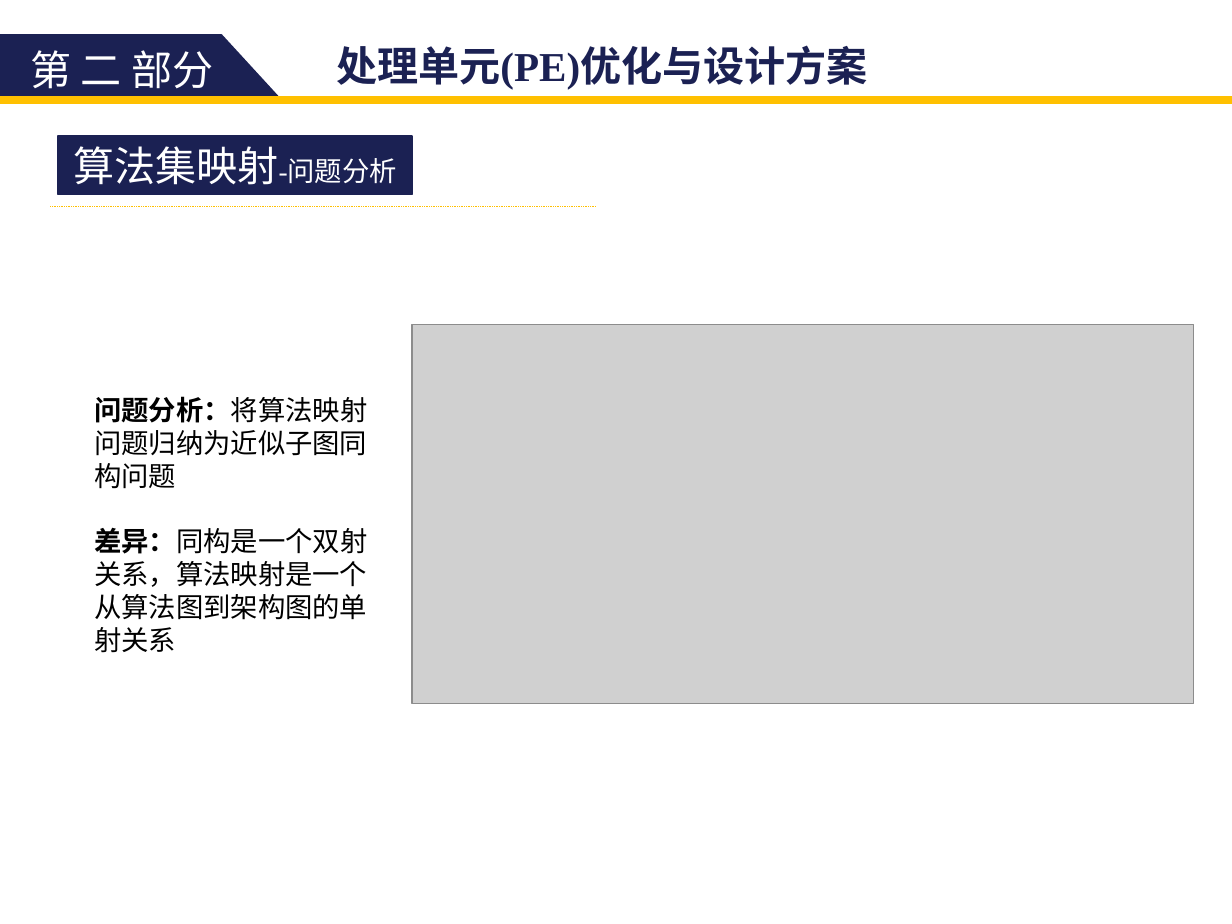
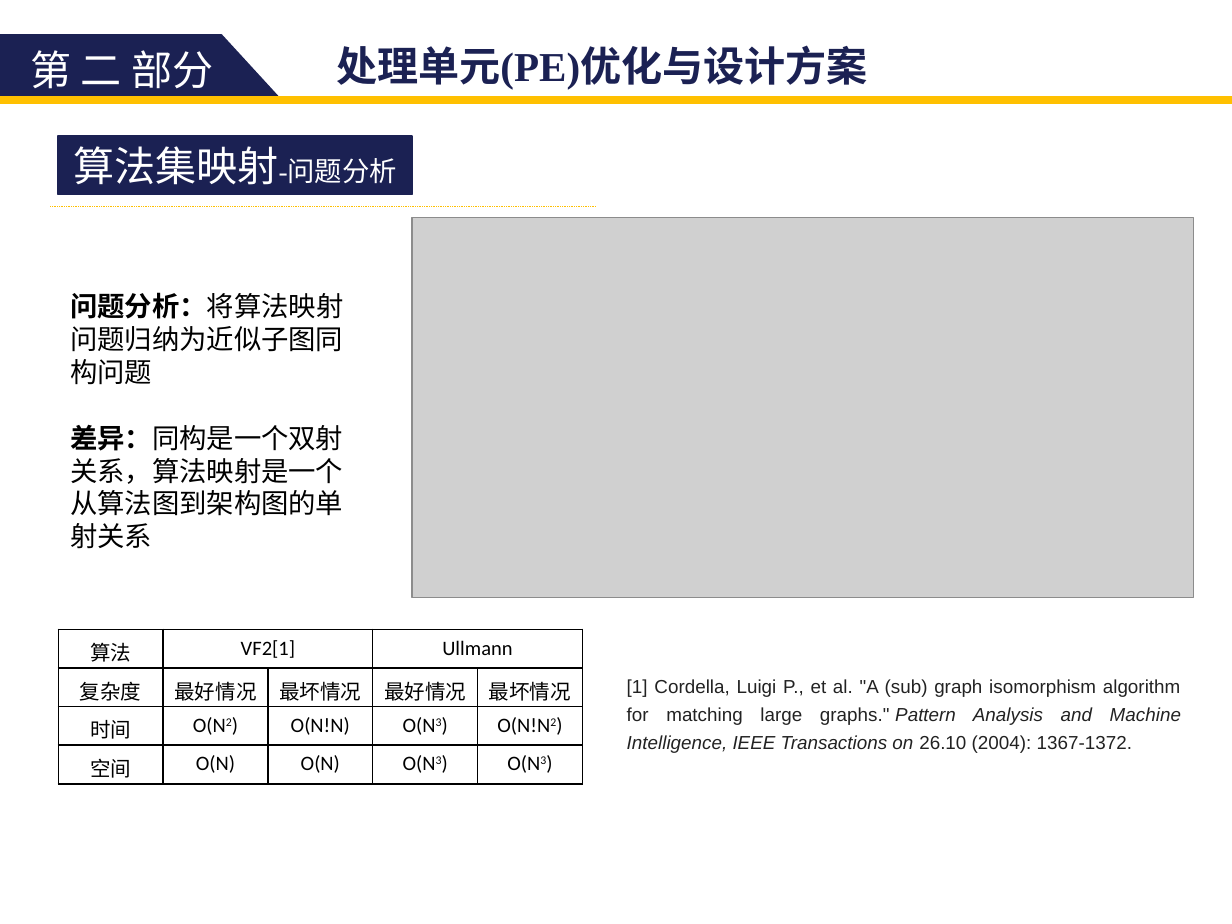
Before and after one commit to zdyzhan/bishe, a slide deck: slide 30 of 131199 李小泉.pptx. Drawn at 1232x924 pixels with LibreOffice and Linux fonts; fonts in the diff are those of the drawing; grey boxes stand for pictures. Boxes give left, top, right and bottom in pixels: in the first picture for what was removed or moved away, otherwise in the second. Text is boxed around its words. In the diff, an @@ line names an element or a change of style, - is before the commit and + after.

```diff
--- a/131199 李小泉.pptx
+++ b/131199 李小泉.pptx
@@ picture: place and size @@
-picture at (411, 324, 1193, 703)
+picture at (411, 218, 1193, 598)
@@ text "问题分析：将算法映射问题归纳为近似子图同构问题": place and size @@
-text "问题分析：将算法映射问题归纳为近似子图同构问题" at (94, 396, 367, 653)
+text "问题分析：将算法映射问题归纳为近似子图同构问题" at (70, 292, 343, 549)
@@ table added at (58, 630, 582, 784), 4 rows, 5 columns @@
+算法 | VF2[1] |  | Ullmann | 
+复杂度 | 最好情况 | 最坏情况 | 最好情况 | 最坏情况
+时间 | O(N2) | O(N!N) | O(N3) | O(N!N2)
+空间 | O(N) | O(N) | O(N3) | O(N3)
@@ text added at (627, 679, 1181, 753), 11 pt, text #222222 @@
+[1] Cordella, Luigi P., et al. "A (sub) graph isomorphism algorithm for matching large graphs." Pattern Analysis and Machine Intelligence, IEEE Transactions on 26.10 (2004): 1367-1372.
```
Also in this commit, not shown: 14 other slides changed, 3 other files.
